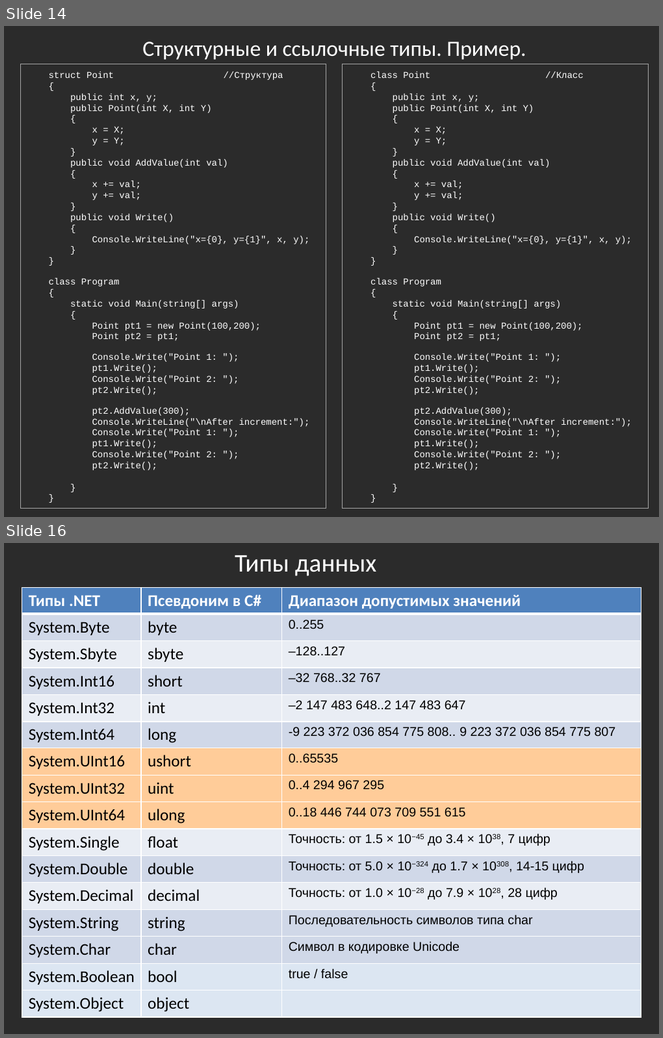
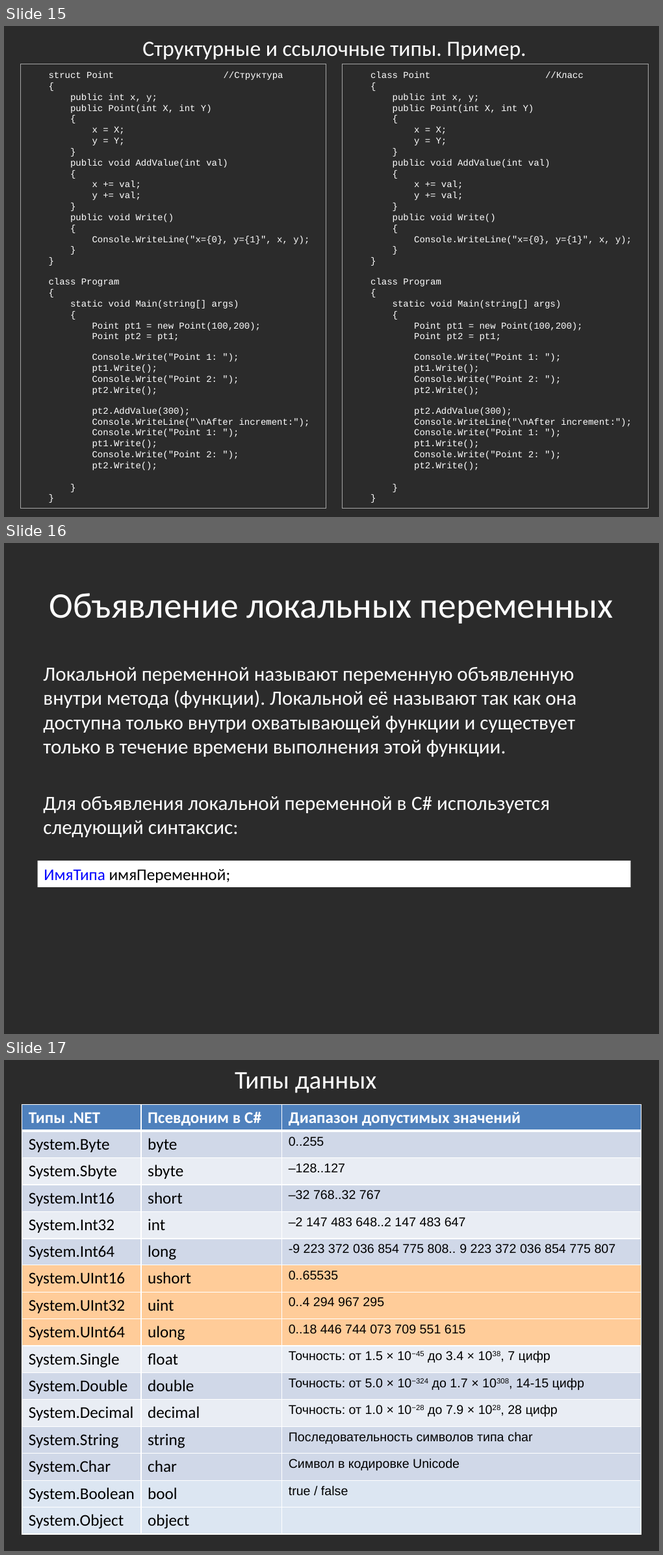
Before and after one commit to bazile/Training, a slide deck: Presentation/lesson-01.pptx. Shown one above the other, each under a label of ours: slides 14 and 16 before the commit, slides 15, 16 and 17 after it; the slides between them are not shown. The pictures are 663x1038 and 663x1555 pixels, drawn with LibreOffice and Linux fonts; fonts in the diff are those of the drawing; background and template pictures are left out; a plain dark background stands for a picture behind light text. Boxes give left, top, right and bottom in pixels: in the first picture for what was removed or moved away, otherwise in the second. Text is boxed around its words. In the diff, an @@ line names an element or a change of style, - is before the commit and + after.

```diff
--- a/Presentation/lesson-01.pptx
+++ b/Presentation/lesson-01.pptx
@@ slide 16 added at <box>4,543,659,1034</box>, background picture (left out) @@
@@ title added at <box>50,593,614,624</box>, 39.6 pt, text #FFFFFF @@
+Объявление локальных переменных
@@ text added at <box>43,667,577,837</box>, 22.2 pt, text #FFFFFF @@
+Локальной переменной называют переменную объявленную внутри метода (функции). Локальной её называют так как она доступна только внутри охватывающей функции и существует только в течение времени выполнения этой функции.
+Для объявления локальной переменной в C# используется следующий синтаксис:
@@ rectangle added at <box>37,861,631,887</box>, fill #FFFFFF, 18 pt, text #000000 @@
+ИмяТипа имяПеременной;
@@ what was slide 14 is now slide 15 @@
@@ what was slide 16 is now slide 17 @@
```
Also in this commit, not shown: 1 other slide added.
